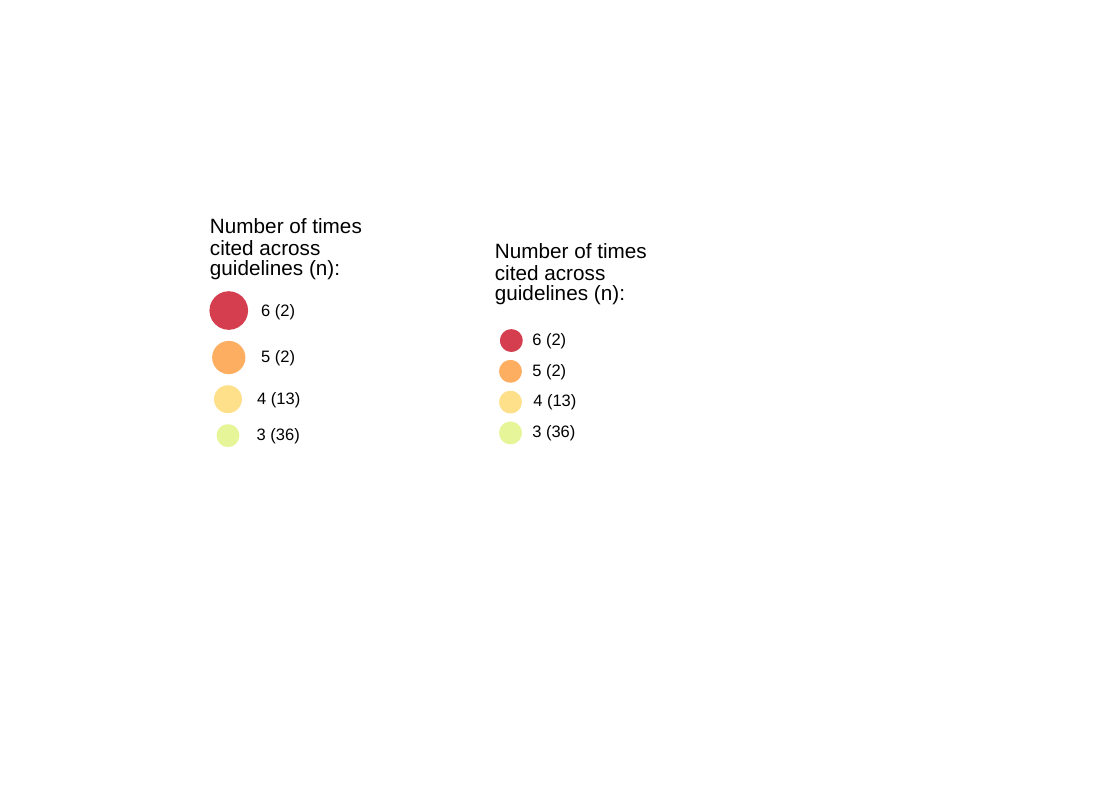
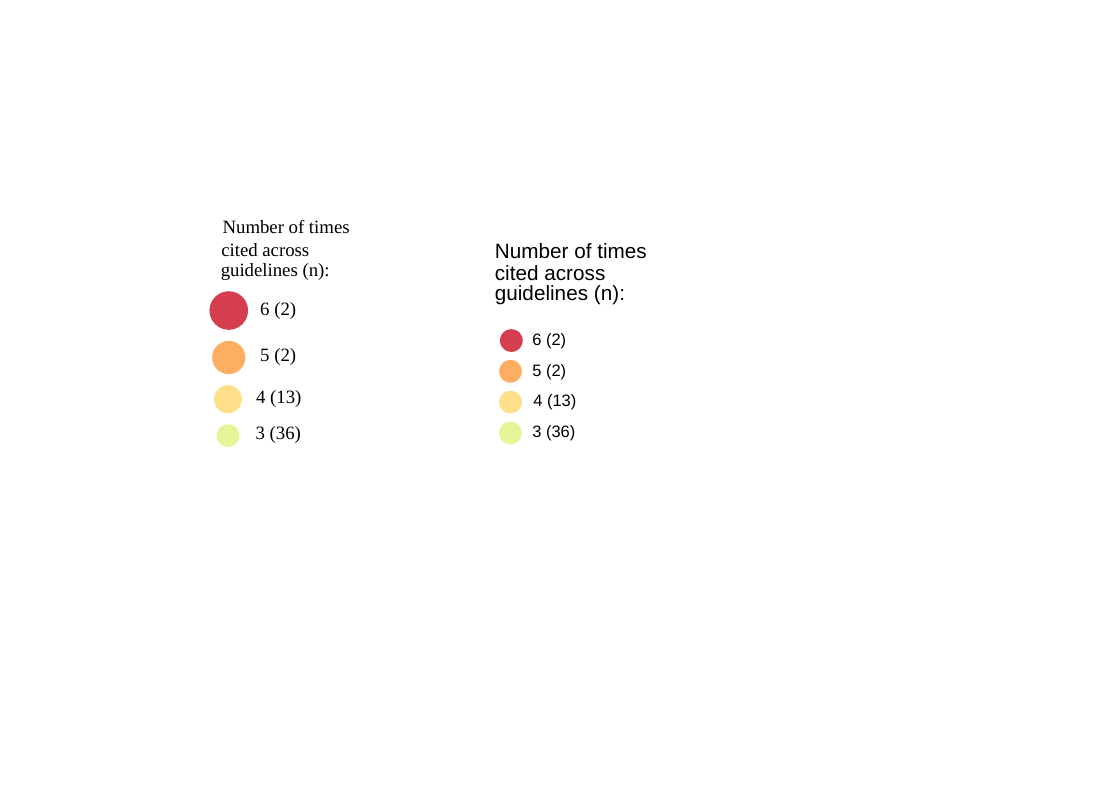
Before and after one commit to marissasmith8/Citation-Network-Analysis, a slide deck: slide 4 of outputs/legend_nrefs_paper.pptx. Drawn at 1120x789 pixels with LibreOffice and Linux fonts; fonts in the diff are those of the drawing. Boxes give left, top, right and bottom in pixels: in the first picture for what was removed or moved away, otherwise in the second. Text is boxed around its words. In the diff, an @@ line names an element or a change of style, - is before the commit and + after.

```diff
--- a/outputs/legend_nrefs_paper.pptx
+++ b/outputs/legend_nrefs_paper.pptx
@@ size 11 to 10 pt, font Arial to Times New Roman in 3 elements at (x1=223, y1=219, x2=350, y2=234), (x1=221, y1=243, x2=309, y2=257), (x1=221, y1=263, x2=330, y2=280) @@
@@ size 8.8 to 10 pt, font Arial to Times New Roman in 4 elements at (x1=256, y1=426, x2=301, y2=443), (x1=256, y1=390, x2=301, y2=407), (x1=260, y1=348, x2=296, y2=365), (x1=260, y1=302, x2=296, y2=319) @@
```
Also in this commit, not shown: 1 other slide changed, 9 other files.
